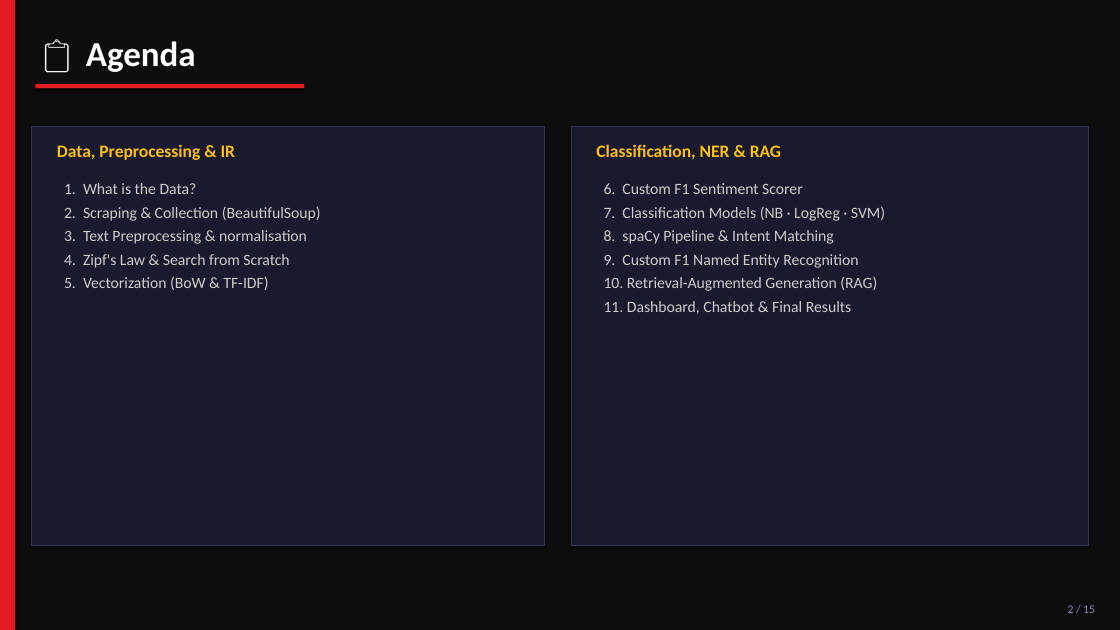
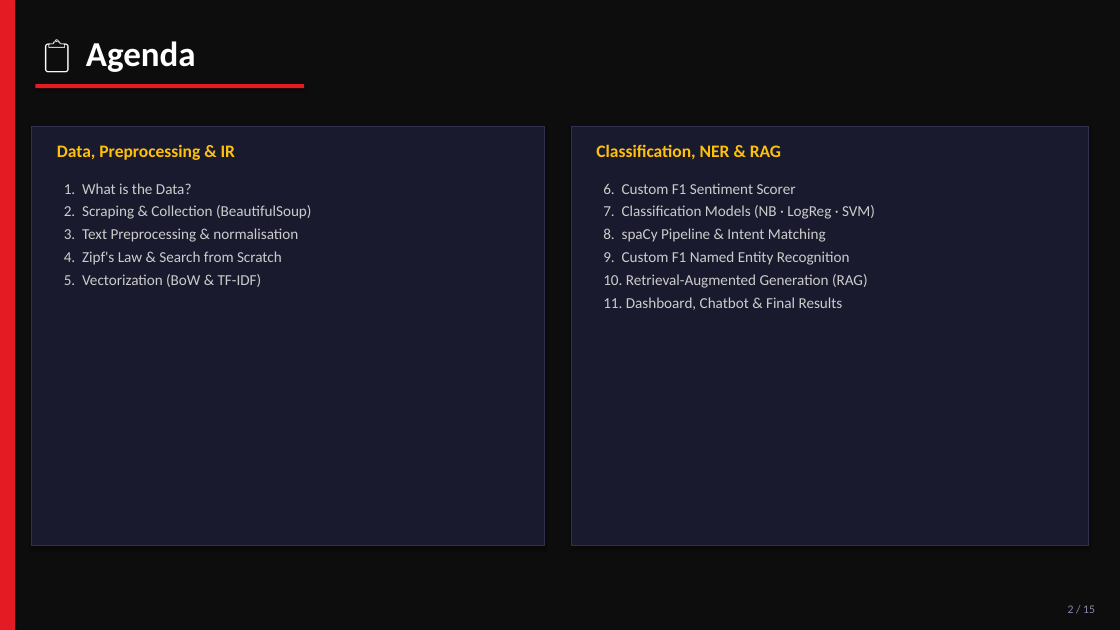
Before and after one commit to iamshashwatsingh/f1-nlp-analyzer, a slide deck: slide 2 of f1_nlp_presentation.pptx. Drawn at 1120x630 pixels with LibreOffice and Linux fonts; fonts in the diff are those of the drawing. Boxes give left, top, right and bottom in pixels: in the first picture for what was removed or moved away, otherwise in the second. Text is boxed around its words. In the diff, an @@ line names an element or a change of style, - is before the commit and + after.

```diff
--- a/f1_nlp_presentation.pptx
+++ b/f1_nlp_presentation.pptx
@@ text "1. What is the Data?" at [64,183,311,287]: size 13.5 to 13 pt @@
@@ text "6. Custom F1 Sentiment Scorer" at [603,183,875,310]: size 13.5 to 13 pt @@
```
Also in this commit, not shown: 9 other slides changed, 3 slides added, 3 slides removed.
